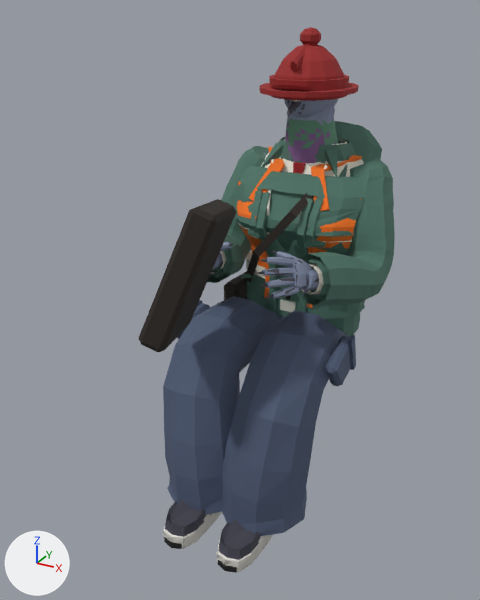
The Blender file art/npc/guvercin.blend as it was, and as the next commit left it.
The view is the same before and after, from a 50 mm camera at (0.799, -1.871, 1.433) aimed at (-0.028, -0.368, 0.682). The axes (+X, +Y, +Z) are drawn at lower left. The lights are the same throughout. The first picture is the older version. Both versions are drawn at frame 0 of the action 'drive'; the numbers are the values there.

Objects in the first picture: 'aks_evrak', 'alt_kargo', 'ayk_bot', 'ayk_kundura', 'ayk_spor', 'sapka_baret', 'sapka_bere', 'tur_bas', 'tur_eller', 'ust_isci', 'ust_kapusonlu', 'ust_kisa', 'ust_takim', 'ust_tisort' and 3 more.
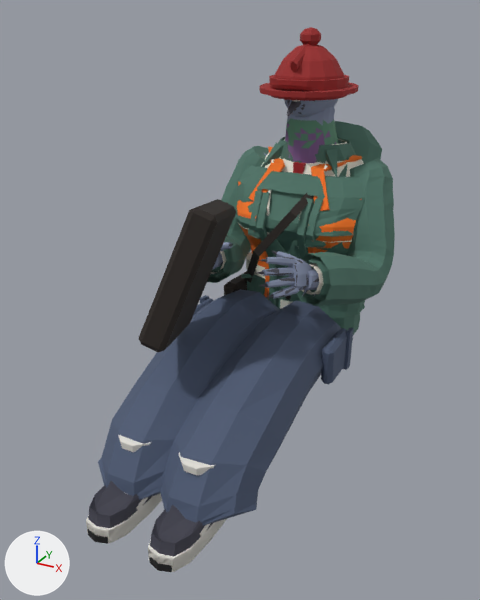
Pixel boxes (x1, y1, x2, y2) of what changed, in the pictures (480 x 600 px):
'alt_kargo', posed (32% wider): before (163, 296, 356, 536); after (98, 289, 354, 526)
'ayk_bot', posed: before (163, 499, 272, 572); after (86, 435, 227, 572)
'ayk_spor', posed (27% wider, 30% taller): before (163, 512, 273, 572); after (86, 494, 226, 572)
'ayk_kundura', posed (mostly hidden): before (164, 537, 237, 573); after (87, 529, 172, 572)

What the commit changed:
Bone 'ik_foot.L' (bone_ik_foot_l) moves from (0.006, 0.438, -0.158) to (0.006, 0.628, -0.515).
Bone 'ik_foot.R' (bone_ik_foot_r) moves from (-0.006, 0.438, -0.158) to (-0.006, 0.628, -0.515).
